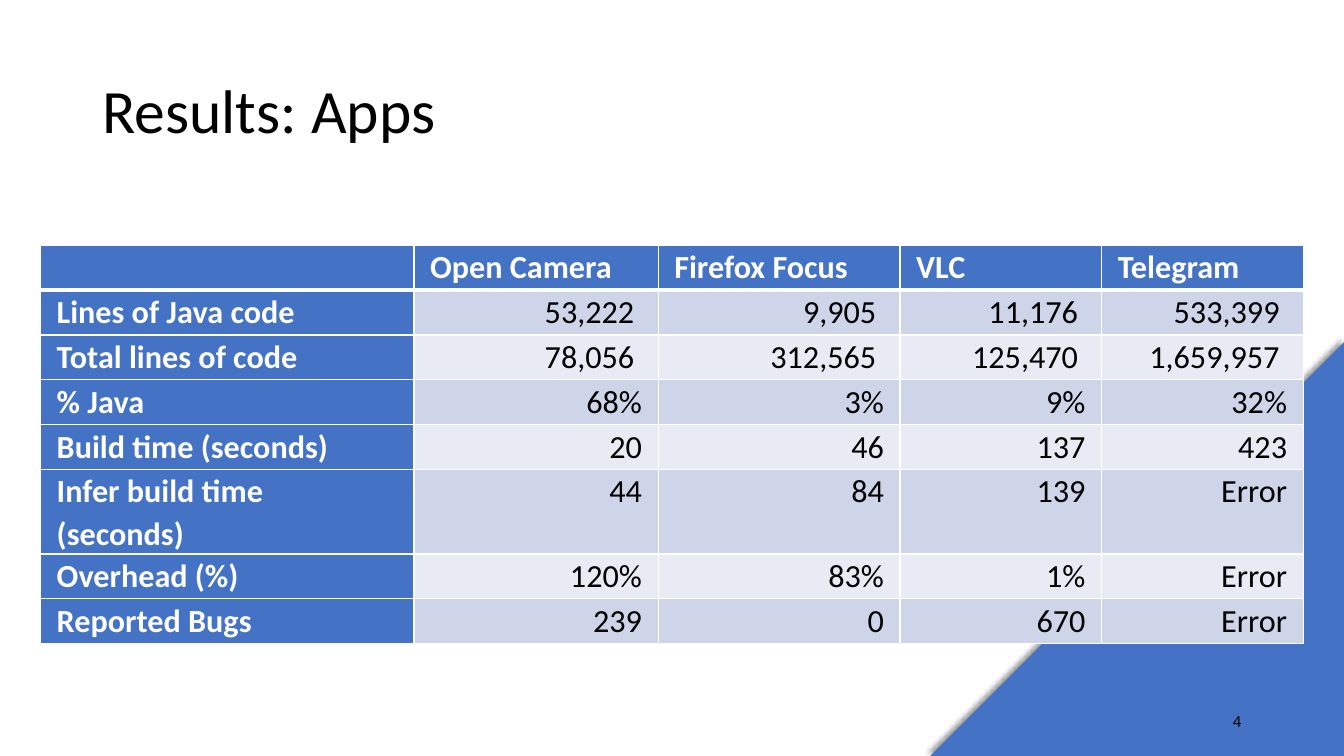
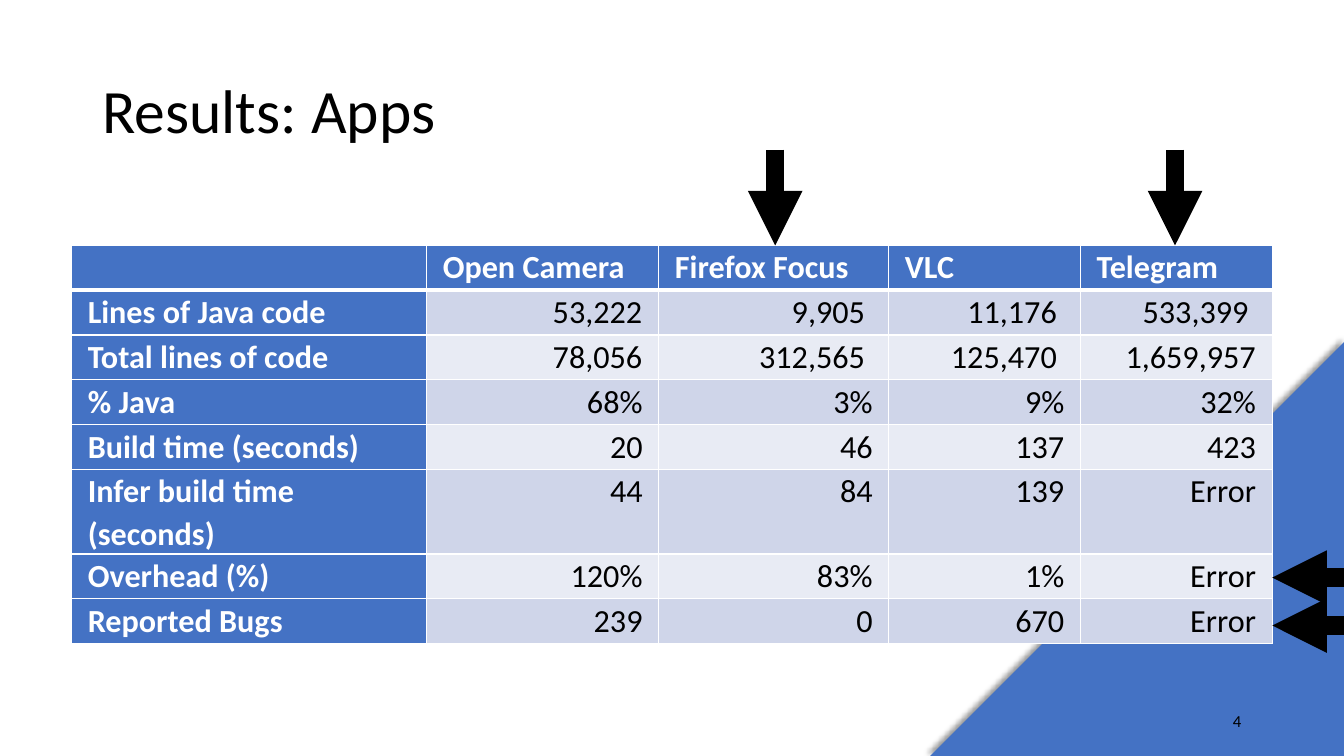
Before and after one commit to cop5021spring20/RacerD, a slide deck: slide 4 of Lightning Talk.pptx. Drawn at 1344x756 pixels with LibreOffice and Linux fonts; fonts in the diff are those of the drawing. Boxes give left, top, right and bottom in pixels: in the first picture for what was removed or moved away, otherwise in the second. Text is boxed around its words. In the diff, an @@ line names an element or a change of style, - is before the commit and + after.

```diff
--- a/Lightning Talk.pptx
+++ b/Lightning Talk.pptx
@@ arrow added from (775, 149) to (775, 246), #000000 13 pt @@
@@ arrow added from (1176, 149) to (1176, 246), #000000 13 pt @@
@@ table: place and size @@
-table at box(40, 246, 1303, 642)
+table at box(72, 246, 1271, 642)
@@ arrow added from (1344, 578) to (1272, 578), #000000 13 pt @@
@@ arrow added from (1344, 626) to (1272, 626), #000000 13 pt @@
```
Also in this commit, not shown: 1 other slide changed.
